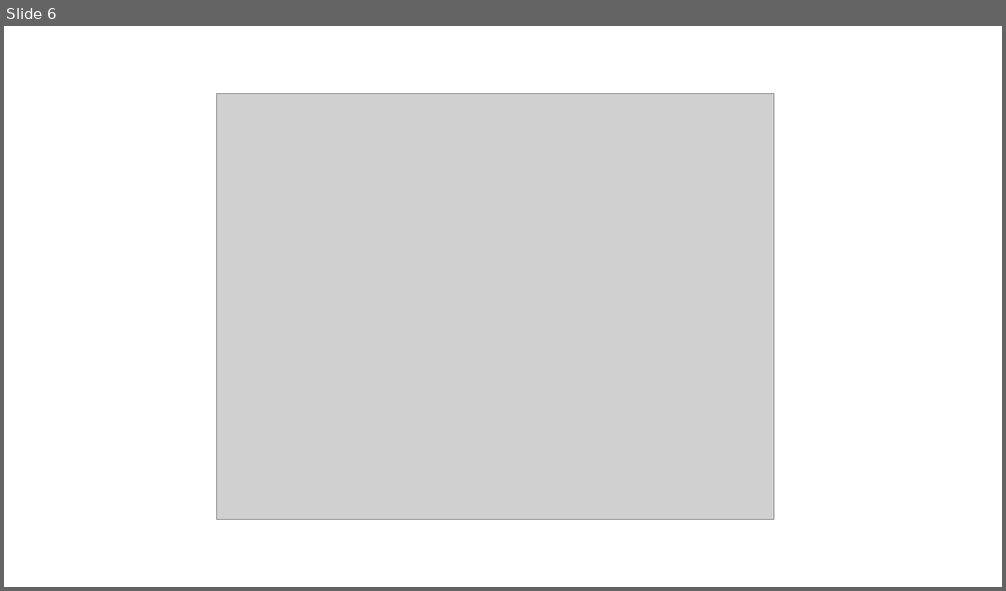
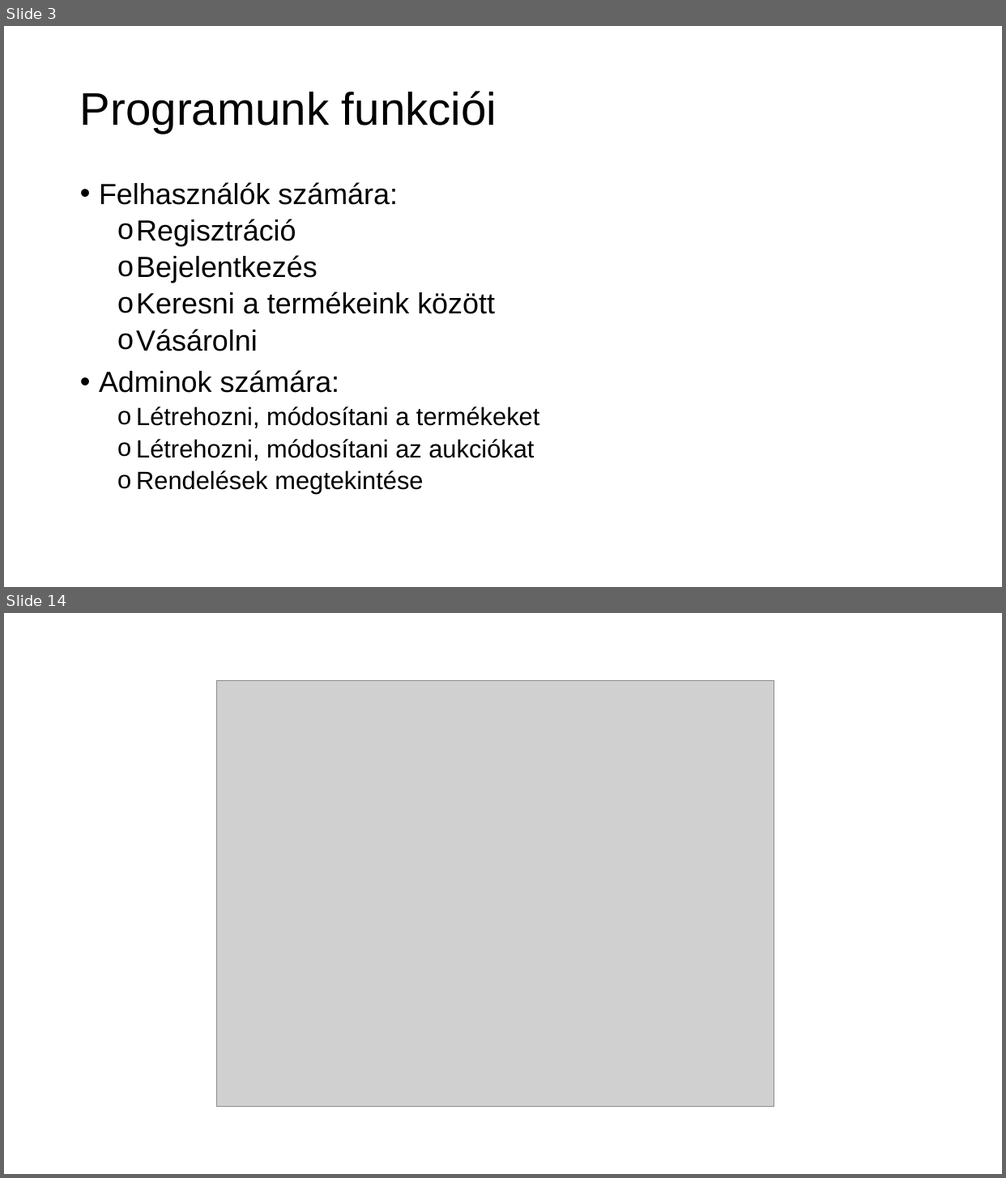
Before and after one commit to SzigetvariMark/pcweb, a slide deck: Bemutato.pptx. Shown one above the other, each under a label of ours: slide 6 before the commit, slides 3 and 14 after it; the slides between them are not shown. The pictures are 1006x591 and 1006x1178 pixels, drawn with LibreOffice and Linux fonts; fonts in the diff are those of the drawing; grey boxes stand for pictures. Boxes give left, top, right and bottom in pixels: in the first picture for what was removed or moved away, otherwise in the second. Text is boxed around its words. In the diff, an @@ line names an element or a change of style, - is before the commit and + after.

```diff
--- a/Bemutato.pptx
+++ b/Bemutato.pptx
@@ slide 3 added at (x1=4, y1=26, x2=1002, y2=587), background #FFFFFF @@
@@ title added at (x1=80, y1=91, x2=496, y2=133), 44 pt, text #000000 @@
+Programunk funkciói
@@ text added at (x1=99, y1=182, x2=539, y2=494), 28 pt, text #000000 @@
+• Felhasználók számára:
+  o Regisztráció
+  o Bejelentkezés
+  o Keresni a termékeink között
+  o Vásárolni
+• Adminok számára:
+  o Létrehozni, módosítani a termékeket
+  o Létrehozni, módosítani az aukciókat
+  o Rendelések megtekintése
@@ what was slide 6 is now slide 14 @@
```
Also in this commit, not shown: 5 slides changed, 7 other slides added.
